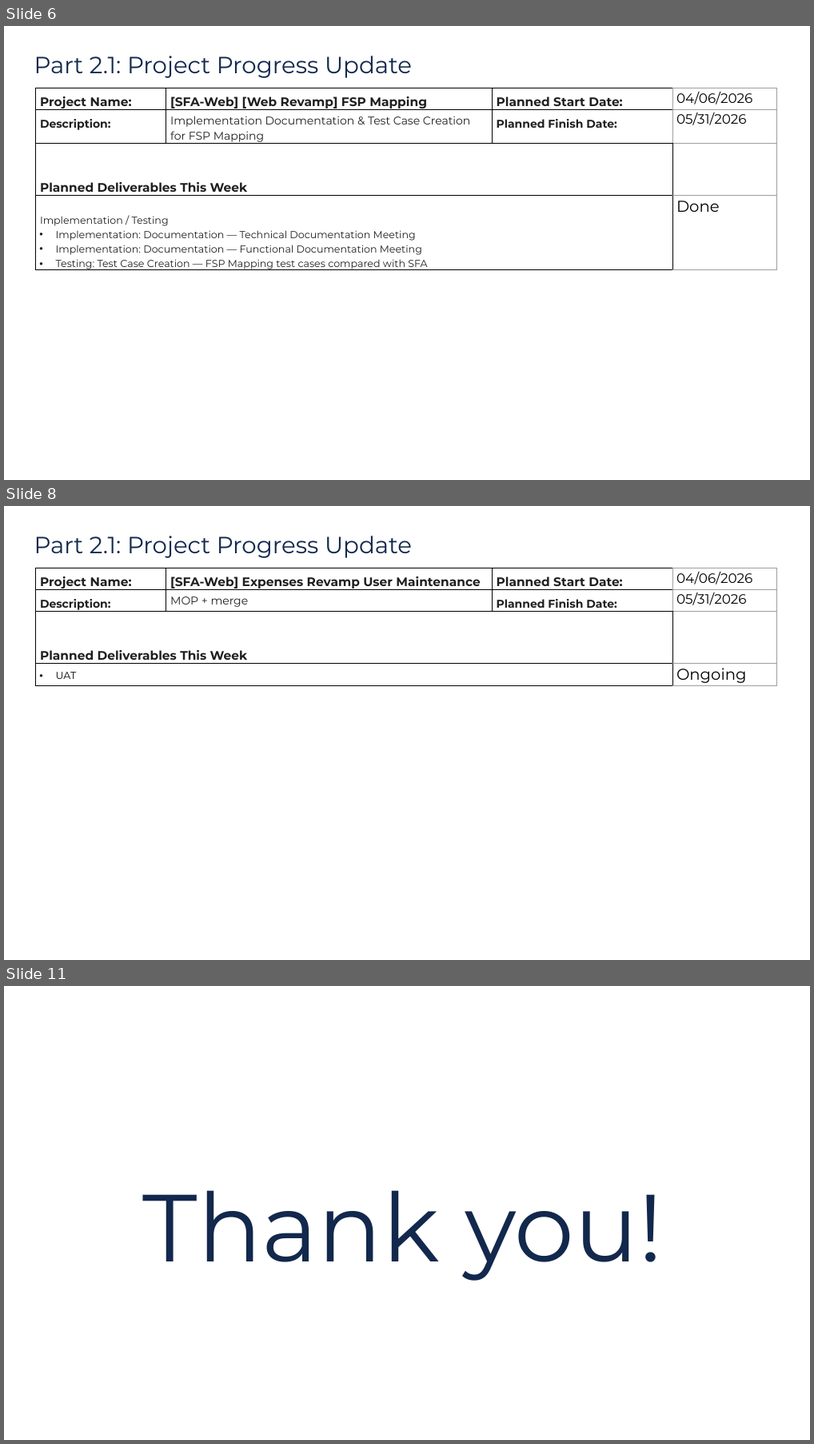
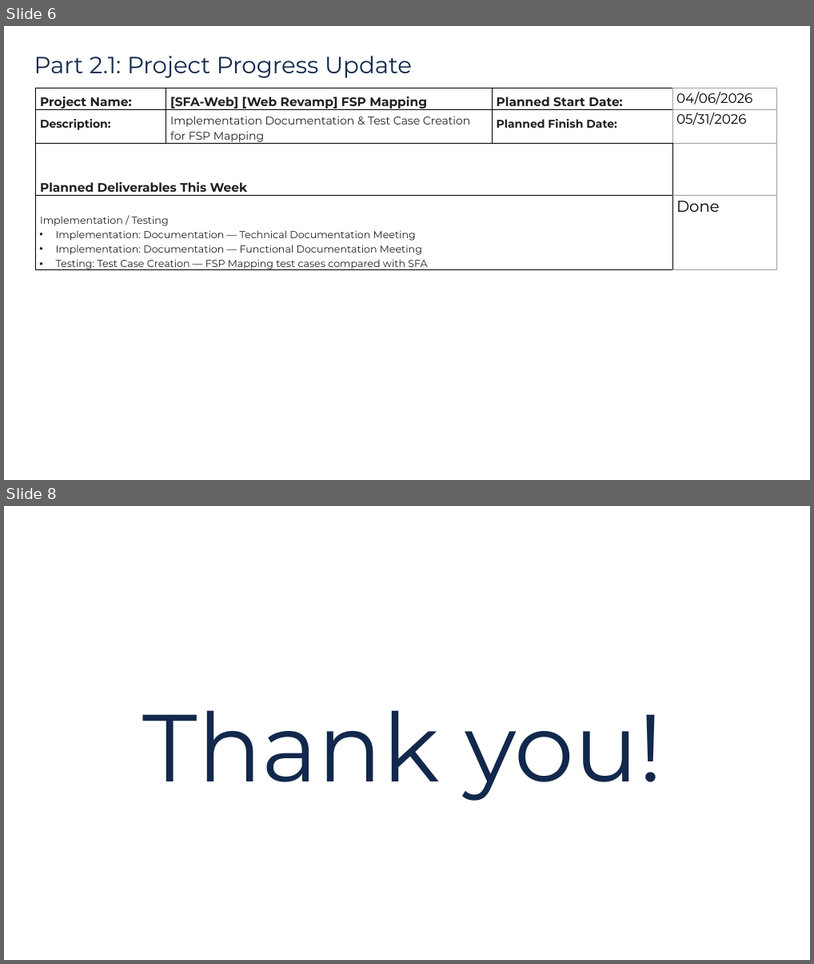
Before and after one commit to mamawpsg16/WeeklyReportGenerator, a slide deck: weekly-report-template.pptx. Shown one above the other, each under a label of ours: slides 6, 8 and 11 before the commit, slides 6 and 8 after it; the slides between them are not shown. The pictures are 814x1444 and 814x964 pixels, drawn with LibreOffice and Linux fonts; fonts in the diff are those of the drawing; background and template pictures are left out. Boxes give left, top, right and bottom in pixels: in the first picture for what was removed or moved away, otherwise in the second. Text is boxed around its words. In the diff, an @@ line names an element or a change of style, - is before the commit and + after.

```diff
--- a/weekly-report-template.pptx
+++ b/weekly-report-template.pptx
@@ slide 8 removed at bbox=[4, 506, 810, 960], background picture (left out); not listed: 1 template element that a slide beside it also shows @@
@@ title removed at bbox=[34, 536, 412, 558] @@
-Part 2.1: Project Progress Update
@@ table removed at bbox=[35, 568, 778, 832], 4 rows, 4 columns @@
-Project Name: | [SFA-Web] Expenses Revamp User Maintenance | Planned Start Date: | 04/06/2026
-Description: | MOP + merge | Planned Finish Date: | 05/31/2026
-Planned Deliverables This Week |  |  | 
-UAT |  |  | Ongoing
@@ what was slide 11 is now slide 8 @@
```
Also in this commit, not shown: 2 slides changed, 2 other slides removed, 2 other files.
